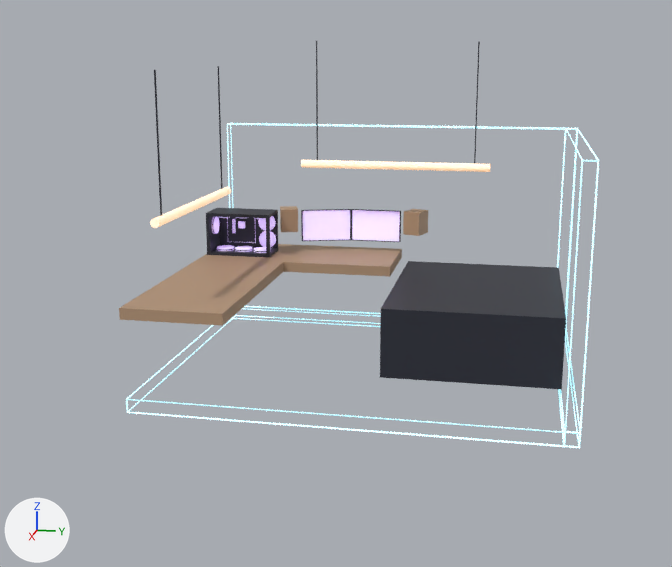
Two versions of the glTF model src/resources/myroom.glb, one commit apart.
Both versions are drawn from a 50 mm camera at (42.2, 2.9, 12.5) aimed at (5.0, -4.5, 3.2). Lighting does not change. The marker at lower left points along +X, +Y and +Z. Where no turn or scale is listed for an object, it has been applied to the vertices. Vertices at the same position are counted once.
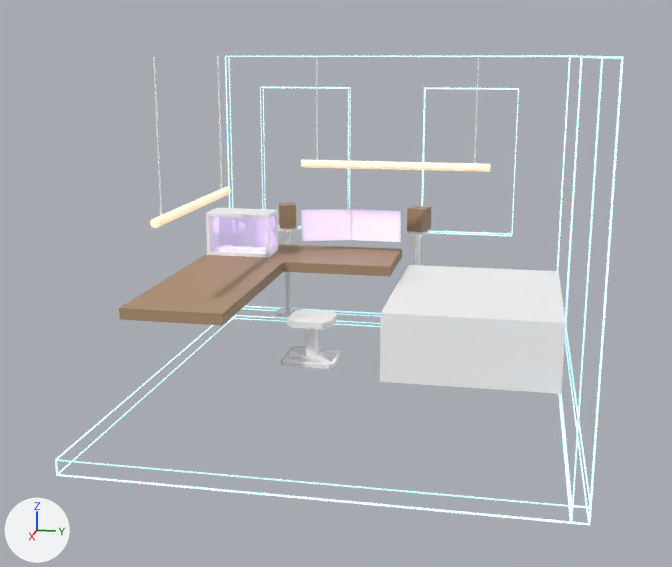
The newer file is also turned or shifted as a whole; pictures and numbers use the older file's frame.

The change, as a diff of the scene's bpy script:
```diff
--- a/src/resources/myroom.glb.py
+++ b/src/resources/myroom.glb.py
@@ mat_material_002 @@
 mat_material_002 = principled_material('Material.002')
-mat_material_002.base_color = (0.0212, 0.0232, 0.0369)  # black #282a36
+mat_material_002.base_color = (1.0, 1.0, 1.0)  # white #ffffff
+mat_material_002.emission_strength = 1.0
+mat_material_002.emission_color = (0.017, 0.0185, 0.0295)  # black #232530
+mat_material_002.roughness = 1.0
+mat_material_002.metallic = 1.0
@@ me_plane_002 @@
 me_plane_002.from_pydata(...)  # 148 vertices, 384 faces; spans x -7.3..7.6, y -9.5..8.6, z 0.7..11.4
 # used by ob_room; location = (1.04, -3.02, -2.4)
+# me_plane_002 part 1: all 34 vertices in x -7.3..-6.7, y -9.5..8.5, z 11.3..11.4 are moved by (0.0, 0.0, 3.5)
+# me_plane_002 part 2: all 34 vertices in x 7.5..7.6, y -9.5..8.5, z 0.7..1.3 are moved by (6.0, 0.0, 0.0)
+# me_plane_002 part 3: all 10 vertices in x 7.5..7.6, y 7.9..8.5, z 11.3..11.4 are moved by (6.0, 0.0, 3.5)
 me_plane_002.materials.append(mat_material)
@@ me_cube_023 @@
+me_cube_023.from_pydata(...)  # 40 vertices, 96 faces; spans x -0.25..0.25, y -2.35..2.35, z -3.71..3.71
+me_cube_023.materials.append(mat_material)  # white #ffffff
@@ me_cube_007 @@
+me_cube_007.from_pydata(...)  # 108 vertices, 234 faces; spans x -0.6..0.6, y -0.6..0.6, z -0.01..4.76
+me_cube_007.materials.append(mat_material_002)  # white #ffffff
@@ me_cube_003 @@
+me_cube_003.from_pydata(...)  # 108 vertices, 234 faces; spans x -1.24..1.24, y -1.24..1.24, z -0.02..2.1
+me_cube_003.materials.append(mat_material_002)  # white #ffffff
@@ ob_plane_001 @@
 ob_plane_001 = bpy.data.objects.new('Plane.001', me_plane_004)
-ob_plane_001.location = (-0.12, 1.15, 1.68)
+ob_plane_001.location = (-0.12, 1.15, 1.48)
@@ ob_plane_005 @@
 ob_plane_005 = bpy.data.objects.new('Plane.005', me_plane_001)
-ob_plane_005.location = (-4.24, -2.23, 3.74)
+ob_plane_005.location = (-5.23, -2.17, 3.74)
@@ ob_plane_006 @@
 ob_plane_006 = bpy.data.objects.new('Plane.006', me_plane_008)
-ob_plane_006.location = (-3.85, -8.72, 3.74)
+ob_plane_006.location = (-5.12, -9.13, 3.74)
@@ ob_cube_021 @@
+ob_cube_021 = bpy.data.objects.new('Cube.021', me_cube_023)
+ob_cube_021.location = (-5.97, 0.22, 7.21)
@@ ob_cube_020 @@
+ob_cube_020 = bpy.data.objects.new('Cube.020', me_cube_023.copy())
+ob_cube_020.location = (-5.97, -8.32, 7.2)
@@ ob_cube_019 @@
+ob_cube_019 = bpy.data.objects.new('Cube.019', me_cube_007)
+ob_cube_019.location = (-5.15, -9.15, -1.06)
@@ ob_cube_018 @@
+ob_cube_018 = bpy.data.objects.new('Cube.018', me_cube_007.copy())
+ob_cube_018.location = (-5.26, -2.22, -1.04)
@@ ob_cube_017 @@
+ob_cube_017 = bpy.data.objects.new('Cube.017', me_cube_003)
+ob_cube_017.location = (2.35, -6.13, -1.02)
```

Location of each change, [x1, y1, x2, y2] in pixels of the pictures (672 x 567 px; the box of a moved part takes in the faces that stretch with it):
'Plane.001', recoloured, surface changed, moved (black to white): before [380, 261, 566, 390]; after [380, 265, 566, 394]
'Room', reshaped (20% wider, 44% taller): before [126, 123, 599, 448]; after [55, 55, 624, 525]
'Cube.017', added: after [281, 310, 343, 369]
'Cube', recoloured, surface changed: [206, 208, 278, 257] in both
'Plane.003', recoloured, surface changed: [351, 209, 401, 242] in both
'Plane.005', moved: before [403, 209, 428, 236]; after [407, 206, 431, 232]
'Cube.021', added: after [421, 88, 519, 236]
'Plane.006', moved: before [280, 206, 298, 232]; after [279, 202, 296, 228]
'Cube.001', recoloured, surface changed: [228, 217, 255, 243] in both
'Cube.019', added: after [275, 226, 301, 316]
'Cube.020', added: after [260, 87, 351, 229]
'Cube.014', recoloured, surface changed: [153, 57, 162, 216] in both
'Cube.018', added: after [408, 230, 428, 265]
'Cube.013', recoloured, surface changed: [217, 56, 223, 189] in both
'Cube.016', recoloured, surface changed: [474, 41, 480, 164] in both
'Circle.002', recoloured, surface changed: [235, 249, 252, 251] in both
'Circle', recoloured, surface changed: [254, 250, 271, 252] in both
part 1 of me_plane_002, moved or reshaped: before [227, 123, 578, 325]; after [225, 55, 583, 325]
part 2 of me_plane_002, moved or reshaped: before [126, 318, 581, 448]; after [55, 318, 592, 525]
part 3 of me_plane_002, moved or reshaped: before [565, 129, 599, 433]; after [570, 55, 624, 508]
